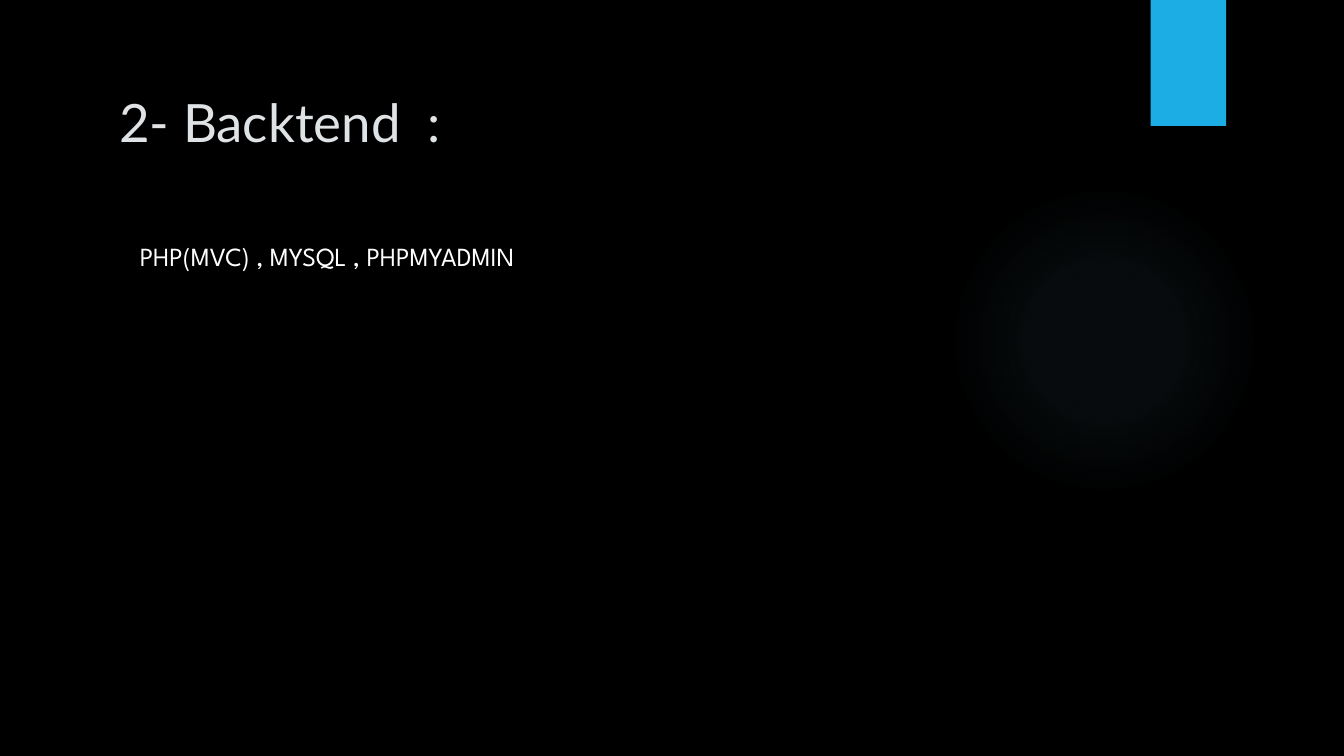
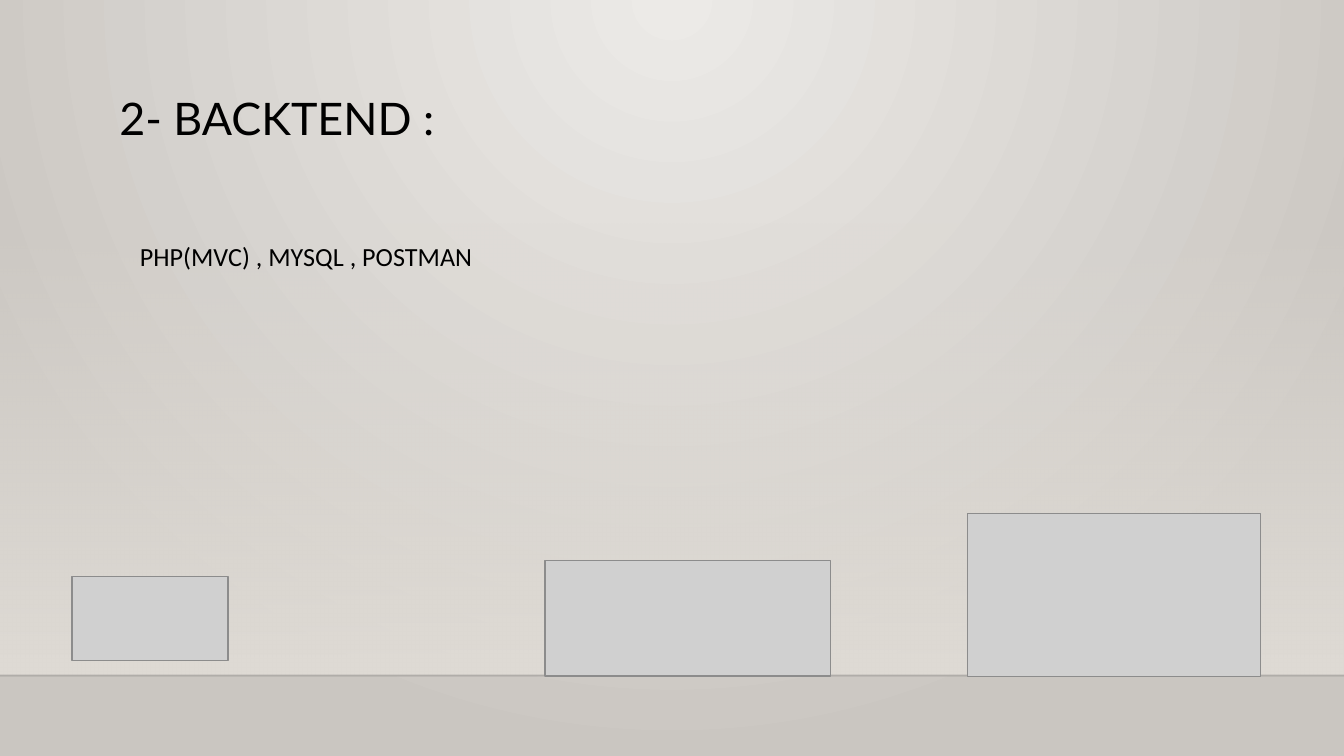
Before and after one commit to ghrabla/kleider1933-website, a slide deck: slide 15 of UML/presentationfilrouge.pptx (slide 16 before the commit). Drawn at 1344x756 pixels with LibreOffice and Linux fonts; fonts in the diff are those of the drawing; grey boxes stand for pictures; background and template pictures are left out. Boxes give left, top, right and bottom in pixels: in the first picture for what was removed or moved away, otherwise in the second. Text is boxed around its words. In the diff, an @@ line names an element or a change of style, - is before the commit and + after.

```diff
--- a/UML/presentationfilrouge.pptx
+++ b/UML/presentationfilrouge.pptx
@@ background picture (left out) to gradient #ECEAE7 to #CAC7C1 @@
@@ rectangle removed at <box>1150,0,1226,126</box> @@
@@ title at <box>119,102,411,136</box>: text changed; size 28.4 to 24 pt; text colour #DFE3E5 to #000000 @@
-2- Backtend :
+2- BACKTEND :
@@ ellipse removed at <box>949,185,1259,496</box> @@
@@ rectangle added at <box>0,223,1344,676</box>, fill gradient #DFDBD5 @@
@@ text at <box>140,247,472,270</box>: text changed; font League Spartan to Calibri; text colour #FFFFFF to #000000 @@
-PHP(MVC) , MYSQL , PHPMYADMIN
+PHP(MVC) , MYSQL , POSTMAN
@@ picture added at <box>968,513,1261,676</box> @@
@@ picture added at <box>546,560,831,676</box> @@
@@ picture added at <box>73,577,228,661</box> @@
@@ line added from (0, 676) to (1344, 676), #000001 1 pt @@
```
Also in this commit, not shown: 7 other slides changed, 8 slides added, 9 slides removed, 5 other files.
